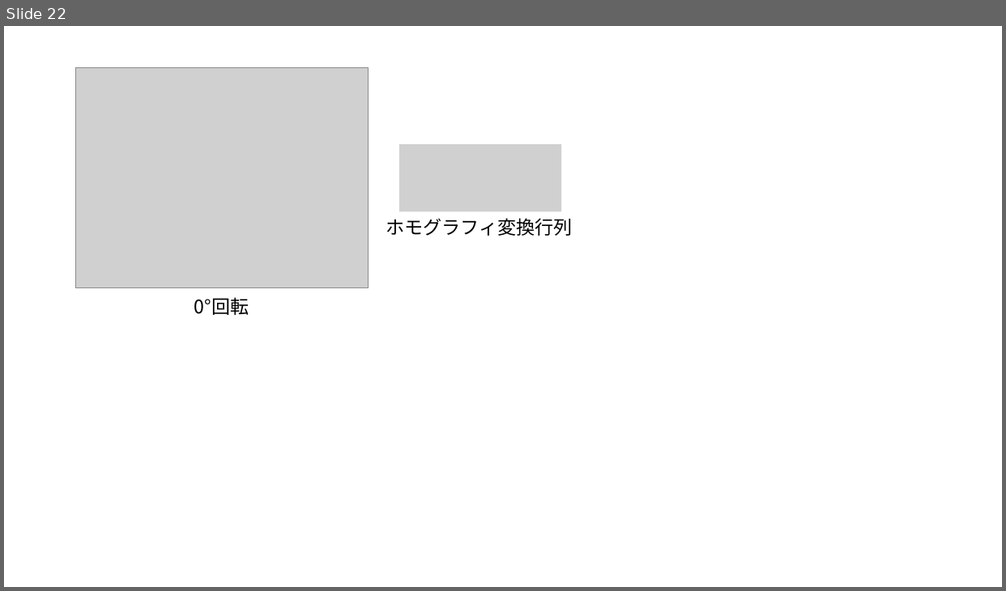
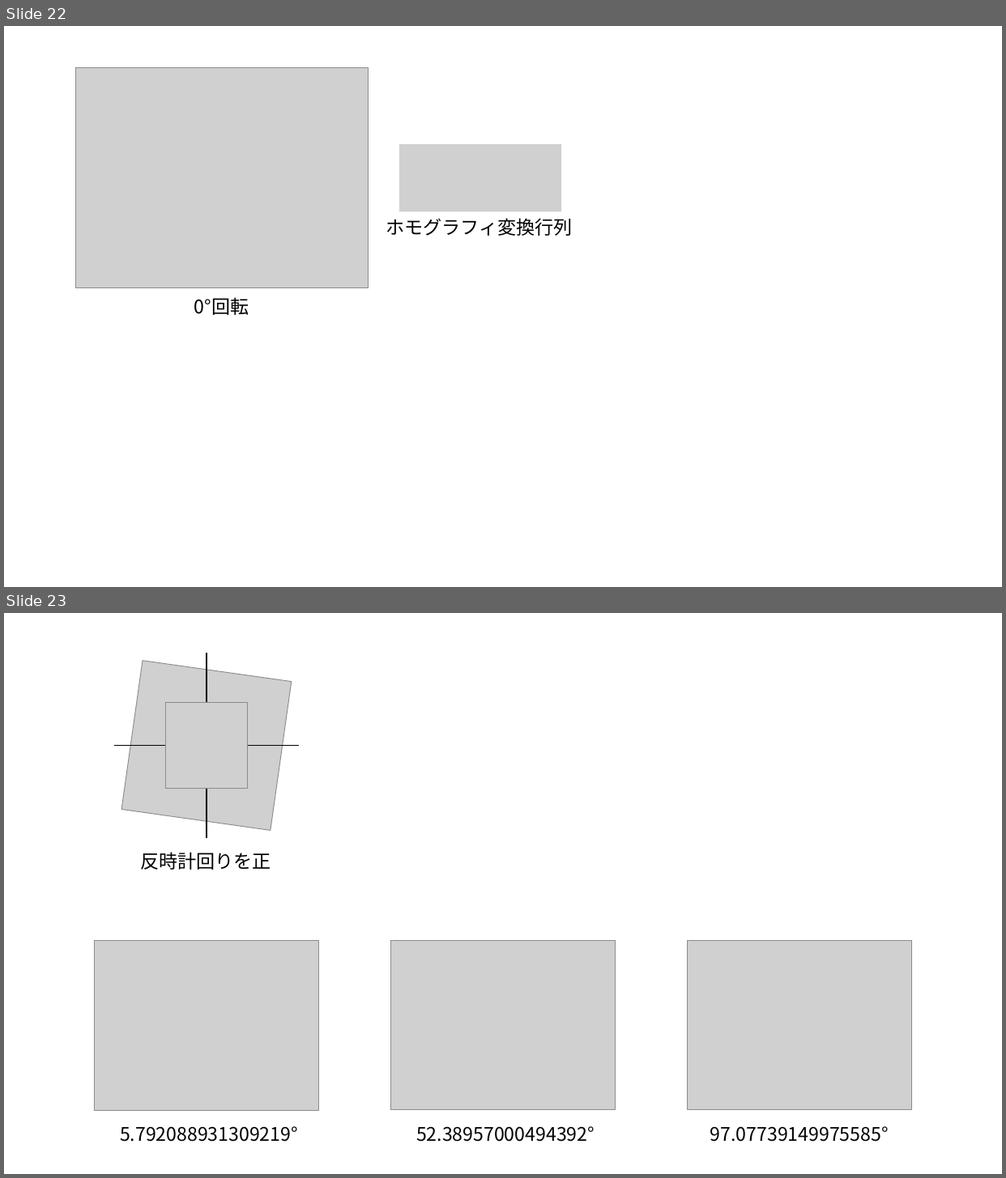
Before and after one commit to fukuchiyuki1225/Research, a slide deck: Slide/研究メモ.pptx. Shown one above the other, each under a label of ours: slide 22 before the commit, slides 22 and 23 after it. The pictures are 1006x591 and 1006x1178 pixels, drawn with LibreOffice and Linux fonts; fonts in the diff are those of the drawing; grey boxes stand for pictures. Boxes give left, top, right and bottom in pixels: in the first picture for what was removed or moved away, otherwise in the second. Text is boxed around its words. In the diff, an @@ line names an element or a change of style, - is before the commit and + after.

```diff
--- a/Slide/研究メモ.pptx
+++ b/Slide/研究メモ.pptx
@@ slide 23 added at box(4, 613, 1002, 1174), background #FFFFFF @@
@@ group added at box(114, 653, 299, 870): 2 pictures, 2 lines, 1 text @@
+反時計回りを正
@@ picture added at box(94, 941, 319, 1111) @@
@@ picture added at box(390, 941, 616, 1110) @@
@@ picture added at box(688, 941, 913, 1111) @@
@@ text added at box(120, 1127, 298, 1142), 18 pt, text #000000 @@
+5.792088931309219°
@@ text added at box(416, 1127, 594, 1142), 18 pt, text #000000 @@
+52.38957000494392°
@@ text added at box(710, 1127, 889, 1142), 18 pt, text #000000 @@
+97.07739149975585°
```
Also in this commit, not shown: 1 other slide added.
